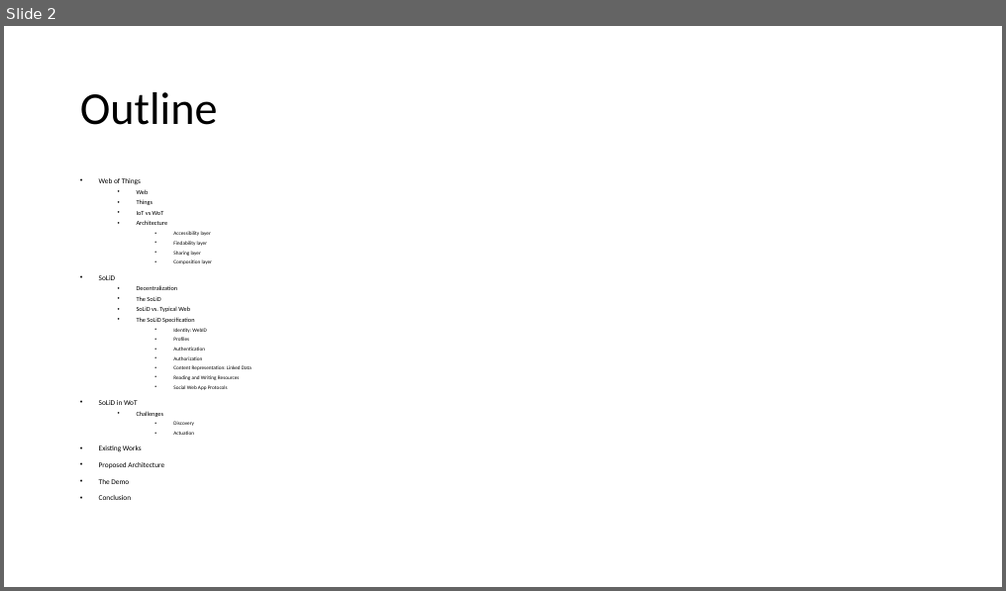
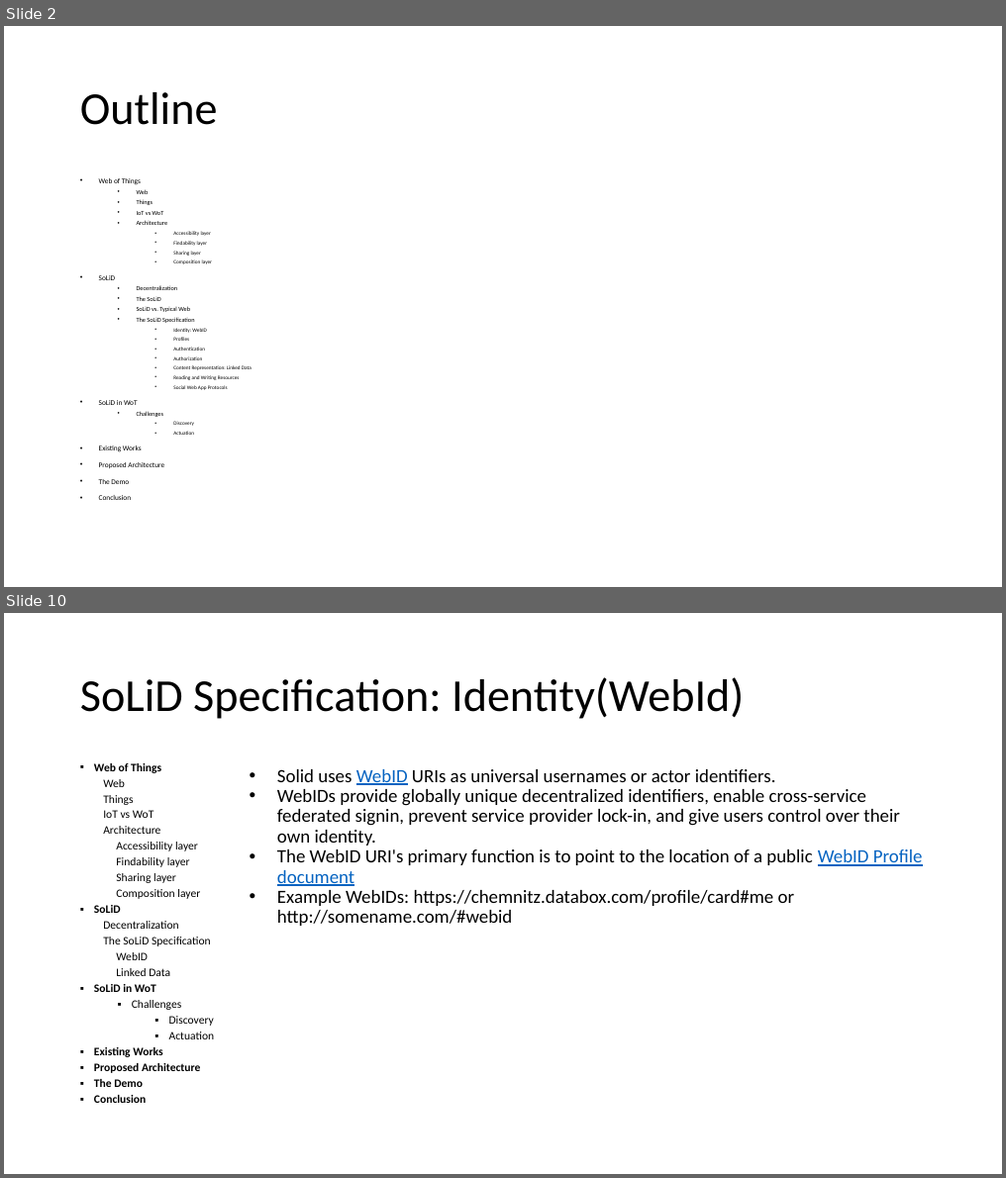
Before and after one commit to shovradas/solid-wot, a slide deck: Final-Presentation.pptx. Shown one above the other, each under a label of ours: slide 2 before the commit, slides 2 and 10 after it; the slides between them are not shown. The pictures are 1006x591 and 1006x1178 pixels, drawn with LibreOffice and Linux fonts; fonts in the diff are those of the drawing. Boxes give left, top, right and bottom in pixels: in the first picture for what was removed or moved away, otherwise in the second. Text is boxed around its words. In the diff, an @@ line names an element or a change of style, - is before the commit and + after.

```diff
--- a/Final-Presentation.pptx
+++ b/Final-Presentation.pptx
@@ slide 10 added at (4,613,1002,1174), background #FFFFFF @@
@@ title added at (80,677,744,719), 44 pt, text #000000 @@
+SoLiD Specification: Identity(WebId)
@@ text added at (94,763,215,1103), 11 pt, text #000000 @@
+▪ Web of Things
+Web
+Things
+IoT vs WoT
+Architecture
+Accessibility layer
+Findability layer
+Sharing layer
+Composition layer
+▪ SoLiD
+Decentralization
+The SoLiD Specification
+WebID
+Linked Data
+▪ SoLiD in WoT
+  ▪ Challenges
+    ▪ Discovery
+    ▪ Actuation
+▪ Existing Works
+▪ Proposed Architecture
+▪ The Demo
+▪ Conclusion
@@ text added at (277,769,923,926), 18 pt, text #000000 @@
+• Solid uses WebID URIs as universal usernames or actor identifiers.
+• WebIDs provide globally unique decentralized identifiers, enable cross-service federated signin, prevent service provider lock-in, and give users control over their own identity.
+• The WebID URI's primary function is to point to the location of a public WebID Profile document
+• Example WebIDs: https://chemnitz.databox.com/profile/card#me or http://somename.com/#webid
```
Also in this commit, not shown: 16 other slides changed, 8 other slides added, 10 slides removed, 1 other file.
